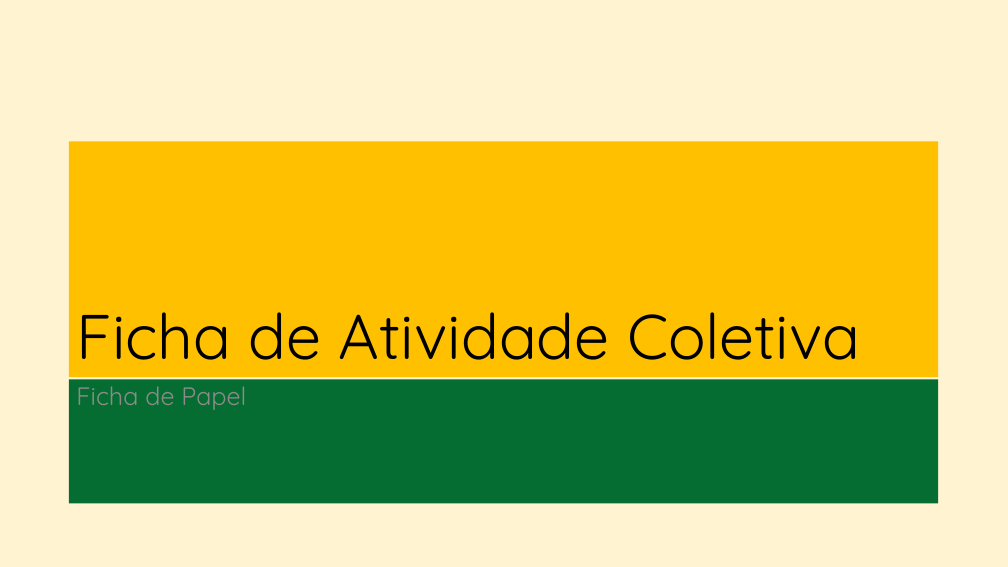
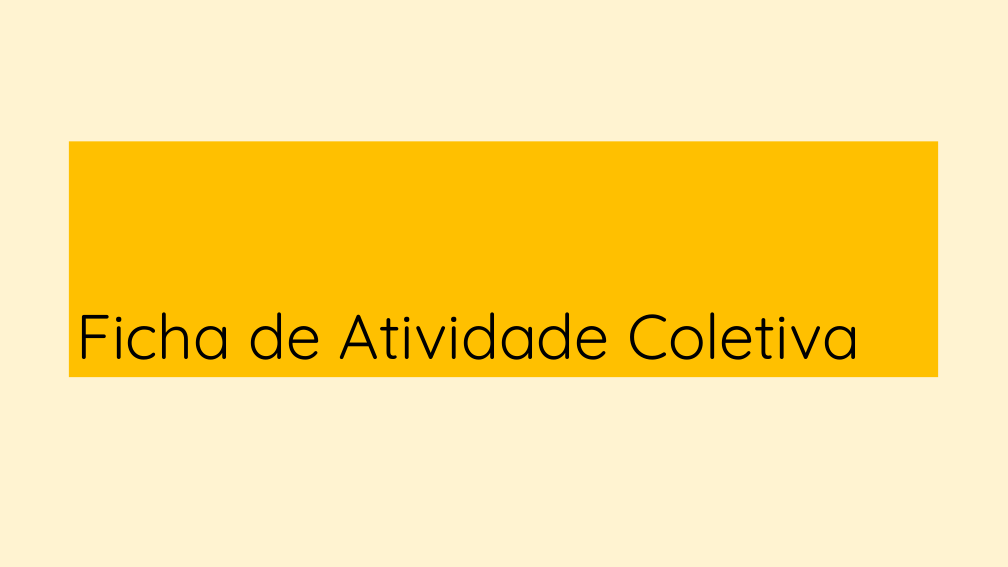
Before and after one commit to marfontenele2/MeusCursos, a slide deck: slide 13 of PSE.pptx (slide 14 before the commit). Drawn at 1008x567 pixels with LibreOffice and Linux fonts; fonts in the diff are those of the drawing; background and template pictures are left out. Boxes give left, top, right and bottom in pixels: in the first picture for what was removed or moved away, otherwise in the second. Text is boxed around its words. In the diff, an @@ line names an element or a change of style, - is before the commit and + after.

```diff
--- a/PSE.pptx
+++ b/PSE.pptx
@@ text removed at <box>69,380,938,504</box> @@
-Ficha de Papel
```
Also in this commit, not shown: 5 other slides changed, 7 slides added, 6 slides removed.
